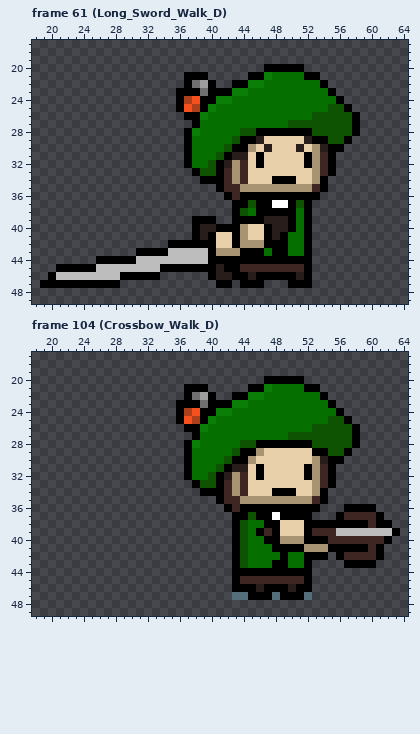
File history of a pixel-art file, Assets/Sprites/Aseprite/Bard.aseprite. The first picture shows the starting point.
96x64 pixels, 162 frames. Shown: frame 61 (Long_Sword_Walk_D): x 18..64, y 17..49; frame 104 (Crossbow_Walk_D): x 18..64, y 17..49. The commit also changed other frames, which this record leaves out.
Now the later version:
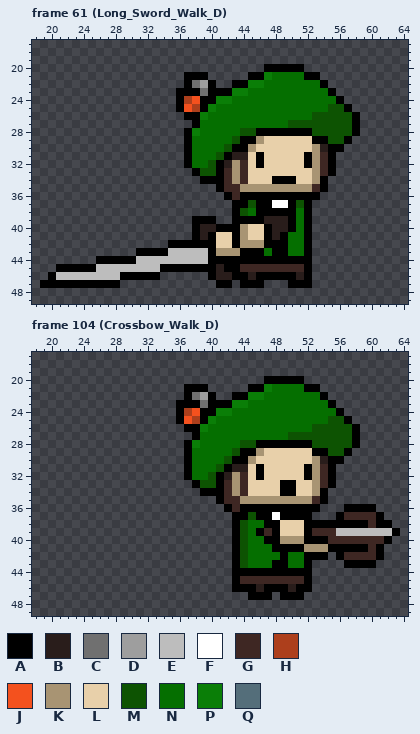
Palette (. is transparent): A #000000  B #291d1b  C #707070  D #9e9e9e  E #bdbdbd  F #ffffff  G #3e2723  H #ad3f1c  J #f4511e  K #a89473  L #e8d0aa  M #0d5302  N #056f00  P #0a7e07  Q #546e7a
The commit says: Fixed some errors in the Bard animations
Diff:
Frame 61 (Long_Sword_Walk_D), layer "Front":
The author changed colour B to colour K in row 29 at x 46.
The author changed colour B to colour L in row 29 at x 52; in row 30 at x 47 and 51.
Frame 104 (Crossbow_Walk_D), layers "Weapon", "Front":
The author changed colour L to colour A in row 33 at x 49 to 50.
The author changed colour A to colour L in row 34 at x 48.
The author cleared colour Q in row 47 at x 43 to 44, 48 and 52.
